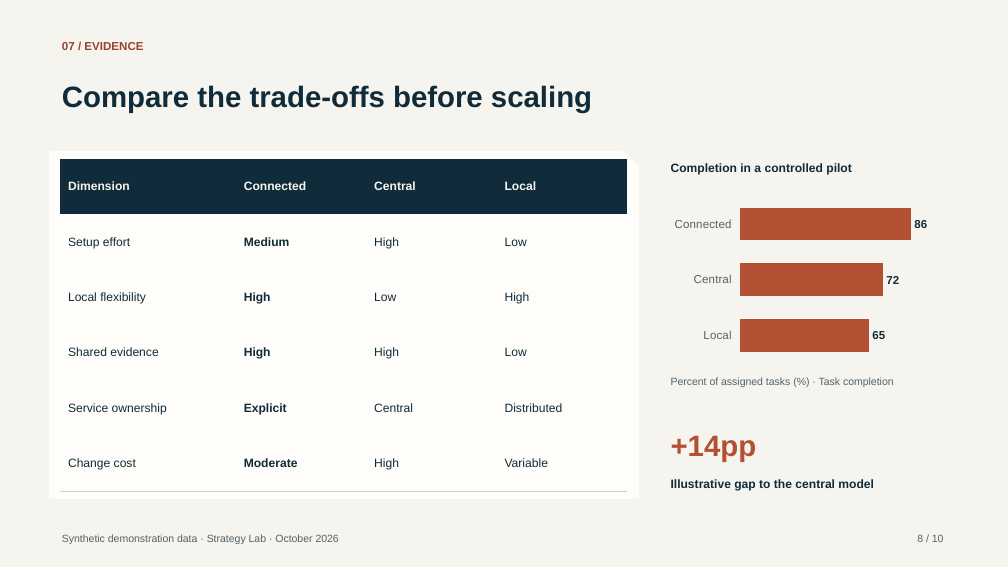
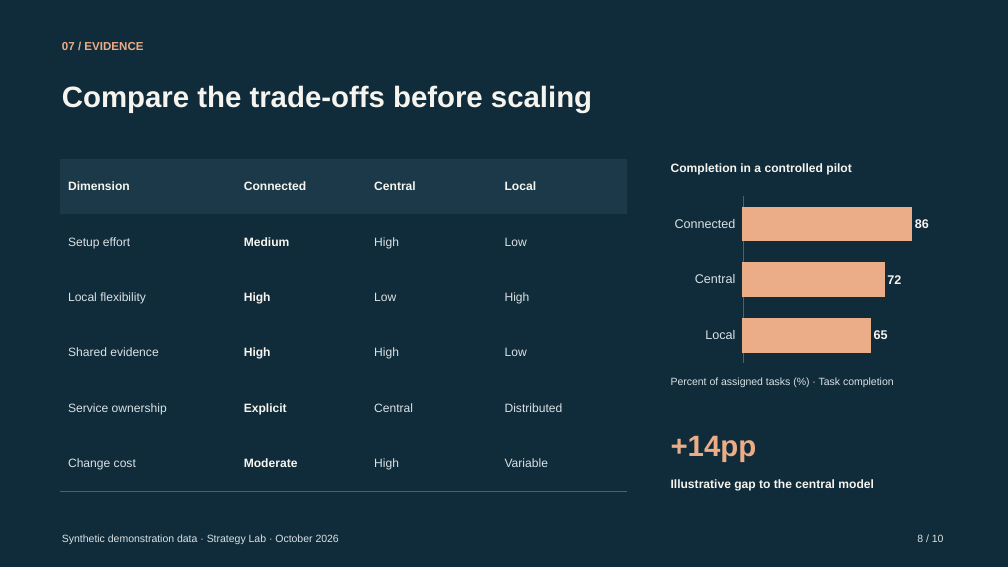
Before and after one commit to hustcer/pptx-nova, a slide deck: slide 8 of pptx-nova/assets/examples/deckkits/consulting-dark/deck.pptx. Drawn at 1008x567 pixels with LibreOffice and Linux fonts; fonts in the diff are those of the drawing. Boxes give left, top, right and bottom in pixels: in the first picture for what was removed or moved away, otherwise in the second. Text is boxed around its words. In the diff, an @@ line names an element or a change of style, - is before the commit and + after.

Commit message:
feat(pptx-nova): refine consulting-dark into a cohesive dark theme
- Apply navy canvases, warm-white typography and restrained copper/teal accents across all ten roles and twenty layouts.
- Replace repeated folded-corner panels with open evidence structures; fix output-group bounds and layering in both flow directions.
- Synchronize design tokens, chart capacity, schema projections, refurbishment aliases, catalog metadata and curated PPTX previews for version 2.1.0.
- Add regression coverage and record validation: 267 targeted tests, three benchmarks, 34 canonical page reviews, native clean-open and public audit passed.
- Preserve source text, native tables, chart data and the embedded workbook; document the unrelated existing just-list test failure in the full suite.

```diff
--- a/pptx-nova/assets/examples/deckkits/consulting-dark/deck.pptx
+++ b/pptx-nova/assets/examples/deckkits/consulting-dark/deck.pptx
@@ background #F6F4EE to #102B3A @@
@@ text "07 / EVIDENCE" at <box>62,42,143,50</box>: text colour #98432C to #EBAD87 @@
@@ freeform shape removed at <box>49,151,639,499</box> @@
@@ table at <box>60,159,627,492</box> @@
@@ fill #102B3A to #1B3948 in row 1 @@
@@ text colour #102B3A to #D9E2E4 in "Setup effort", "High", "Low", "Local flexibility" and 11 more places @@
@@ text colour #102B3A to #F6F4EE in "Medium", "High", "High", "Explicit" and 1 more places @@
@@ borders changed @@
@@ bar chart at <box>669,193,945,367</box> @@
@@ colour of Series 1 #B34F32 to #EBAD87 @@
@@ data labels of Series 1 changed @@
@@ category axis changed @@
@@ text "+14pp" at <box>671,435,757,462</box>: text colour #B34F32 to #EBAD87 @@
@@ text colour #102B3A to #F6F4EE in 3 elements at <box>62,85,592,112</box>, <box>671,163,851,174</box>, <box>671,479,874,490</box> @@
@@ text colour #52626A to #D9E2E4 in 3 elements at <box>671,377,894,387</box>, <box>62,534,339,544</box>, <box>917,534,944,542</box> @@
```
Also in this commit, not shown: 9 other slides changed, 24 other files.
